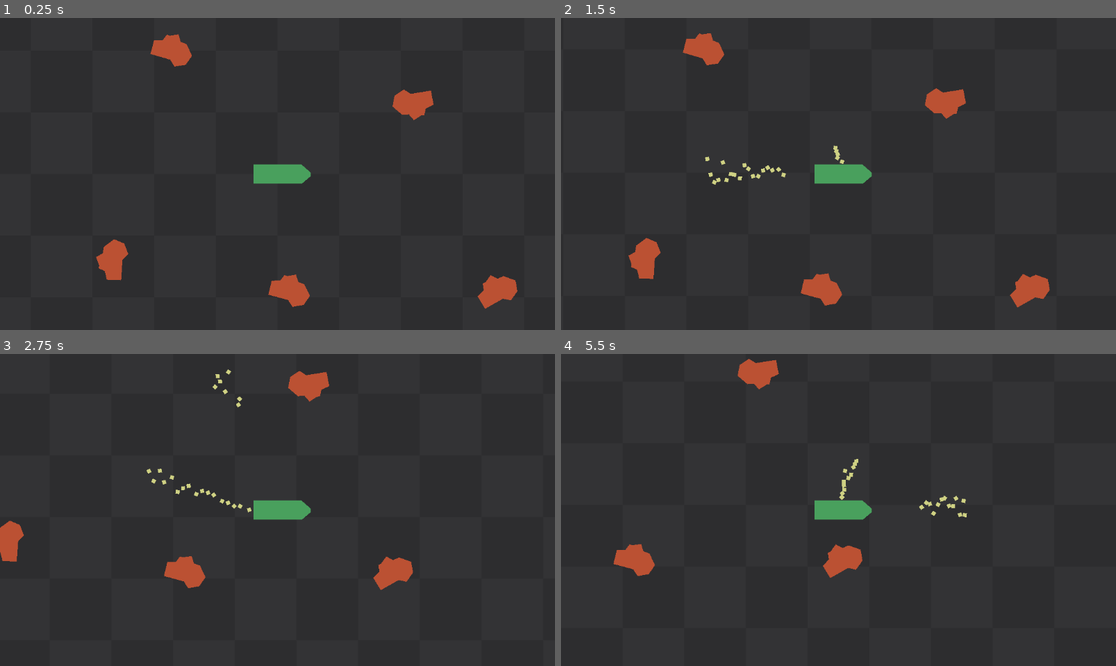
Above: before the commit, frames 1-4 (two rows, left to right).
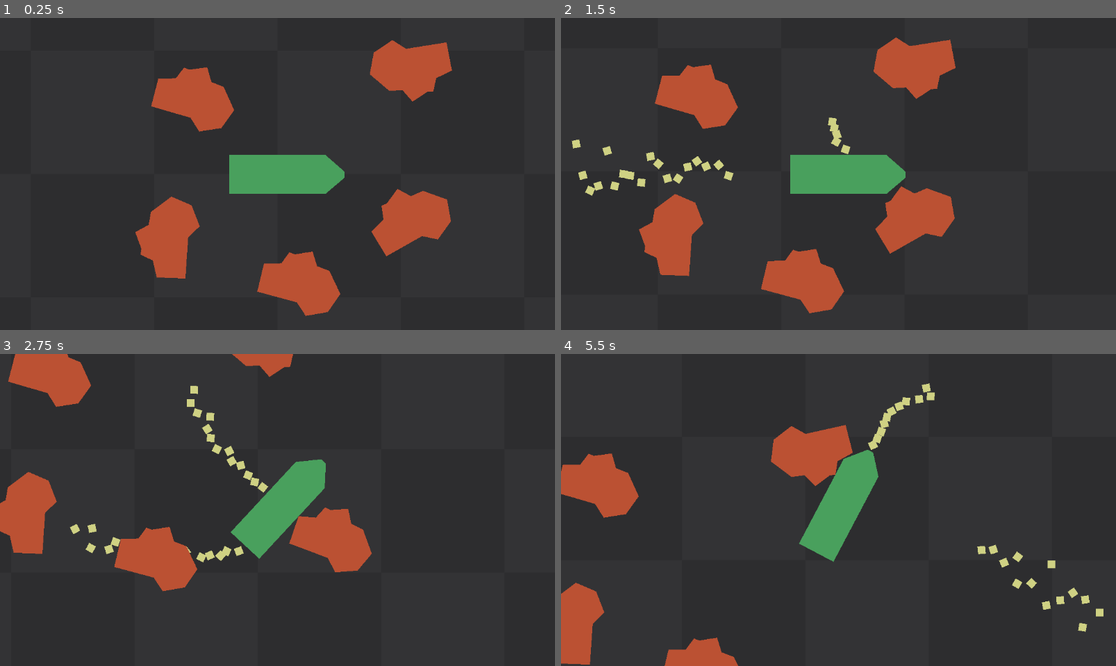
Above: after the commit, the same moments.

Repository: KevinStirling/flip_n_burn
Game: Godot game, scene res://scenes/Test.tscn
Same seed, same stepped clock (60 frames per second), same inputs: the game is played once before the commit and once after it. The project has no main scene, so this scene is started directly.
Inputs:
- Up to frame 1 (0.25 s): no input
- Up to frame 2 (1.5 s): tap Enter at 0.5 s; hold D (right) 0.53-1.28 s; hold S (down) from 1.28 s (still down)
- Up to frame 3 (2.75 s): release S (down) at 2.03 s; hold D (right) from 2.03 s (still down)
- Up to frame 4 (5.5 s): release D (right) at 2.78 s; hold W (up) 2.78-3.53 s; hold A (left) 3.53-5.03 s; hold S (down) from 5.03 s (still down)

The runs differ from the first frame. In frame 1, 13% of the frame differs, in the area x 17-94%, y 5-96%; in frame 2, 14%, in the area x 1-89%, y 4-95%; in frame 3, 12%; in frame 4, 11%.

Commit message:
test scene updates

Diff:
--- a/scenes/Test.tscn
+++ b/scenes/Test.tscn
@@ -41,7 +41,6 @@
 polygon = PackedVector2Array(-100, -40, 99, -40, 139, -5, 139, 8, 100, 41, -100, 41)
 
 [node name="Camera2D" type="Camera2D" parent="Ship" unique_id=1988834930]
-zoom = Vector2(0.5, 0.5)
 
 [node name="T_rear" parent="Ship" unique_id=883760882 instance=ExtResource("5_fu3ou")]
 position = Vector2(-107, -1)
@@ -79,20 +78,20 @@
 role = 1
 
 [node name="Rock" parent="." unique_id=251278076 instance=ExtResource("6_bhwsq")]
-position = Vector2(551, -291)
+position = Vector2(265, -218)
 rotation = -2.7829535
 
 [node name="Rock2" parent="." unique_id=1397971560 instance=ExtResource("6_bhwsq")]
-position = Vector2(63, 486)
+position = Vector2(59.000015, 229)
 rotation = 0.78023463
 
 [node name="Rock3" parent="." unique_id=511698142 instance=ExtResource("6_bhwsq")]
-position = Vector2(923, 478)
+position = Vector2(287, 89)
 
 [node name="Rock4" parent="." unique_id=841197311 instance=ExtResource("6_bhwsq")]
-position = Vector2(-426, -512)
+position = Vector2(-161, -154)
 rotation = 0.7992653
 
 [node name="Rock5" parent="." unique_id=1692790062 instance=ExtResource("6_bhwsq")]
-position = Vector2(-684, 345)
+position = Vector2(-226, 121.00003)
 rotation = -0.98735976
